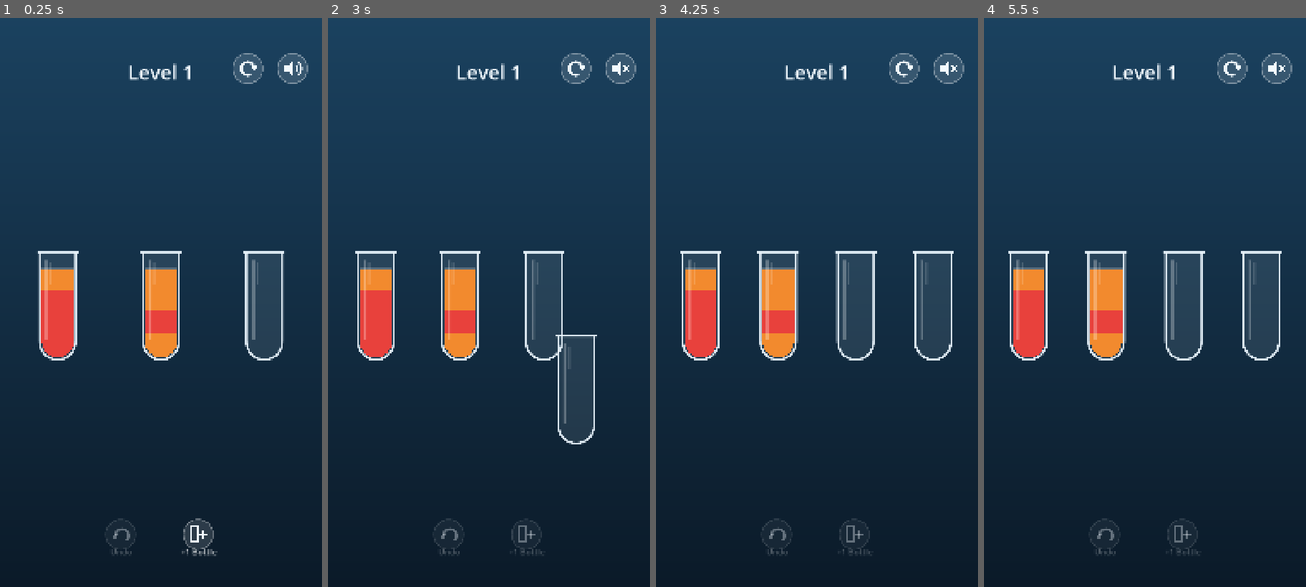
Above: before the commit, frames 1-4 (left to right).
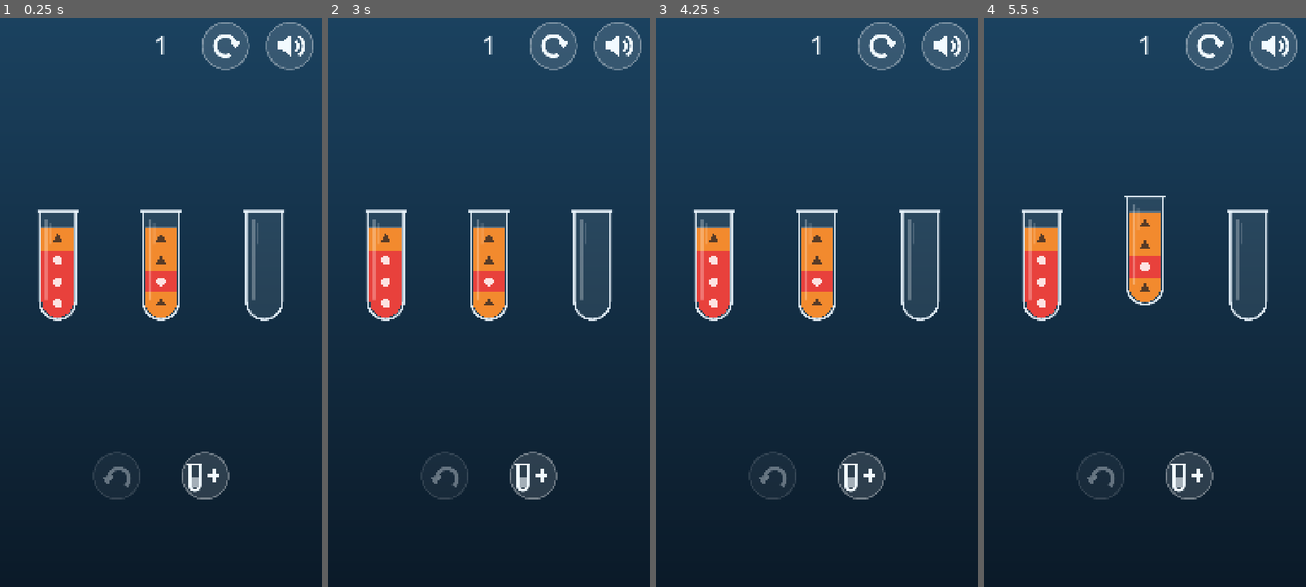
Above: after the commit, the same moments.

Repository: Matswm86/mwm-play
Game: Godot game, scene res://games/water-sort/scenes/Game.tscn
Two runs of this game, one before a commit and one after it. Both use one fixed random seed, a clock stepped at 60 frames per second and the inputs below. This scene is started directly instead of the project's main scene. Sound files missing from this copy of the repository are replaced by a short silence.
Inputs (mouse positions are in pixels of both pictures, inside the frame that each line leads up to):
- Up to frame 1 (0.25 s): no input
- Up to frame 2 (3 s): tap Enter at 0.5, 2 s; drag from (575, 69) to (521, 171) at 0.52 s; tap Space at 1.25, 2.75 s; drag from (621, 69) to (472, 416) at 1.27 s; move the mouse to (450, 535) at 2.02 s; tap X at 2.1 s; click (450, 535) at 2.17 s; drag from (527, 535) to (392, 217) at 2.77 s
- Up to frame 3 (4.25 s): tap Enter at 3.5 s; move the mouse to (913, 387) at 3.52 s; tap X at 3.6 s; click (913, 387) at 3.67 s
- Up to frame 4 (5.5 s): tap Space at 4.25 s; drag from (1048, 217) to (1096, 154) at 4.27 s; move the mouse to (1161, 302) at 5.02 s; tap X at 5.1 s; click (1161, 302) at 5.17 s

The runs differ from the first frame. In frame 1, 9.8% of the frame differs, in the area x 11-98%, y 0-95%; in frame 2, 12%; in frame 3, 13%, in the area x 7-98%, y 0-95%; in frame 4, 13%.

Commit message:
Water Sort for small children: wordless 12.7 mm buttons, colour symbols, shell sound
Synced water-sort 3ad6e68: Undo and extra bottle leave the bottom palm
strip, every button is a 216 px icon tap area that acts on release, bottle
tap areas are at least 216 px wide, each liquid colour has a symbol, and the
win screen is a star plus a green arrow.

The adapter sets Engine meta "mwm_play_shell" on enter and removes it on
exit, so the game hides its own sound button and the Musikk and Lydeffekter
toggles in the parent area decide what is heard. The capture runner taps
the new Next button.

The audio .import files stay as they were: water-sort ignores *.import, so
the sync would drop them.

Co-Authored-By: Claude Opus 5.5 <noreply@anthropic.com>

Diff:
--- a/app/games/water-sort/scripts/Bottle.gd
+++ b/app/games/water-sort/scripts/Bottle.gd
@@ -16,6 +16,8 @@
 ## Visual runs, bottom first: [color_id, amount_in_units]. Animations edit these.
 var segs: Array = []
 var home := Vector2.ZERO
+## Width of the tap area in screen px (the layout column), at least 12.7 mm.
+var hit_w := 0.0
 var busy := false
 var corked := false
 var cork_t := 1.0
@@ -60,7 +62,8 @@
 
 func hit_rect() -> Rect2:
 	var s := scale.x
-	return Rect2(home + Vector2(-W * 0.5 - 22, -40) * s, Vector2(W + 44, HB + 70) * s)
+	var w := maxf(hit_w, (W + 44) * s)
+	return Rect2(home + Vector2(-w * 0.5, -40 * s), Vector2(w, (HB + 70) * s))
 
 
 func set_corked(on: bool, animate: bool) -> void:
@@ -86,14 +89,15 @@
 		var amount: float = s[1]
 		if amount <= 0.001:
 			continue
-		total += amount
-		var t := _level_for(g, total)
+		var t := _level_for(g, total + amount)
 		var poly := _clip(_inner, g, t)
 		if upper != INF:
 			poly = _clip(poly, -g, -upper)
 		if poly.size() >= 3:
 			var col: Color = palette[s[0]]
 			draw_colored_polygon(poly, col)
+			_draw_marks(s[0], col, poly, g, total, amount)
+		total += amount
 		upper = t
 	# Thin bright line on the liquid surface.
 	if total > 0.01:
@@ -112,6 +116,69 @@
 		_draw_cork(r)
 
 
+## Colour is never the only cue: one symbol per whole unit of liquid, its shape
+## fixed per colour (red is a dot, orange a triangle, and so on).
+func _draw_marks(
+	id: int, col: Color, poly: PackedVector2Array, g: Vector2, below: float, amount: float
+) -> void:
+	var ink := Color(1, 1, 1, 0.85) if col.get_luminance() < 0.6 else Color(0.08, 0.1, 0.14, 0.7)
+	var units := floori(amount + 0.25)
+	for k in range(units):
+		var lvl := _level_for(g, below + k + 0.5)
+		if absf(g.y) < 0.2:
+			continue
+		var p := Vector2(0.0, lvl / g.y)
+		if Geometry2D.is_point_in_polygon(p, poly):
+			_mark(id, p, ink)
+
+
+func _mark(id: int, p: Vector2, ink: Color) -> void:
+	var r := 13.0
+	match id % 12:
+		0:  # red: dot
+			draw_circle(p, r, ink)
+		1:  # orange: triangle
+			_poly(p, r * 1.3, 3, -PI * 0.5, ink)
+		2:  # yellow: square
+			draw_rect(Rect2(p - Vector2(r, r) * 0.85, Vector2(r, r) * 1.7), ink)
+		3:  # lime: diamond
+			_poly(p, r * 1.25, 4, 0.0, ink)
+		4:  # green: plus
+			draw_line(p - Vector2(r, 0), p + Vector2(r, 0), ink, 7.0)
+			draw_line(p - Vector2(0, r), p + Vector2(0, r), ink, 7.0)
+		5:  # teal: ring
+			draw_arc(p, r * 0.85, 0, TAU, 20, ink, 5.0, true)
+		6:  # sky: cross
+			var d := r * 0.75
+			draw_line(p + Vector2(-d, -d), p + Vector2(d, d), ink, 6.0)
+			draw_line(p + Vector2(d, -d), p + Vector2(-d, d), ink, 6.0)
+		7:  # blue: two dots
+			draw_circle(p - Vector2(r * 0.8, 0), r * 0.5, ink)
+			draw_circle(p + Vector2(r * 0.8, 0), r * 0.5, ink)
+		8:  # pink: hollow square
+			draw_rect(Rect2(p - Vector2(r, r) * 0.8, Vector2(r, r) * 1.6), ink, false, 5.0)
+		9:  # brown: star
+			var pts := PackedVector2Array()
+			for i in range(10):
+				var a := -PI * 0.5 + PI * i / 5.0
+				pts.append(p + Vector2(cos(a), sin(a)) * (r * 1.3 if i % 2 == 0 else r * 0.55))
+			draw_colored_polygon(pts, ink)
+		10:  # purple: two bars
+			draw_line(p + Vector2(-r, -5), p + Vector2(r, -5), ink, 5.0)
+			draw_line(p + Vector2(-r, 6), p + Vector2(r, 6), ink, 5.0)
+		11:  # cream: three dots
+			for dx in [-r, 0.0, r]:
+				draw_circle(p + Vector2(dx, 0), r * 0.35, ink)
+
+
+func _poly(p: Vector2, r: float, sides: int, a0: float, ink: Color) -> void:
+	var pts := PackedVector2Array()
+	for i in range(sides):
+		var a := a0 + TAU * i / sides
+		pts.append(p + Vector2(cos(a), sin(a)) * r)
+	draw_colored_polygon(pts, ink)
+
+
 func _draw_cork(r: float) -> void:
 	var drop := (1.0 - cork_t) * -70.0
 	var body := Rect2(-r + 8, -22 + drop, W - 16, 40)
--- a/app/games/water-sort/scripts/Game.gd
+++ b/app/games/water-sort/scripts/Game.gd
@@ -20,6 +20,17 @@
 ]
 const SAVE_PATH := "user://water-sort_save.cfg"
 const LIFT := 42.0
+## Set by a host app (MWM Play) before this scene loads:
+## Engine.set_meta(&"mwm_play_shell", true). Inside the host the game hides its
+## own sound button and always plays, so the host's Music and Sfx buses decide
+## what is heard. Standalone the meta is absent and the game keeps its button.
+const SHELL_META := &"mwm_play_shell"
+## Touch layout at 1080 px wide: hit areas >= 12.7 mm at 430 dpi (216 px).
+const HIT := 216.0
+## Nothing tappable in the bottom wrist strip (16 mm = 256 px).
+const WRIST := 256.0
+const MAX_PER_ROW := 5
+const BOTTLES_TOP := 300.0
 
 var level := 1
 var tubes: Array = []
@@ -29,6 +40,7 @@
 var extra_used := false
 var won := false
 var sound_on := true
+var in_shell := false
 ## Active pour streams keyed by source bottle index.
 var streams := {}
 
@@ -41,12 +53,13 @@
 var btn_restart: WsIconButton
 var btn_sound: WsIconButton
 var win_panel: ColorRect
-var win_title: Label
+var btn_next: WsIconButton
 var music: AudioStreamPlayer
 var sfx := {}
 
 
 func _ready() -> void:
+	in_shell = Engine.has_meta(SHELL_META) and bool(Engine.get_meta(SHELL_META))
 	_load()
 	bottle_layer = Node2D.new()
 	add_child(bottle_layer)
@@ -102,12 +115,16 @@
 	if n == 0:
 		return
 	var vs := get_viewport_rect().size
-	var rows := 1 if n <= 5 else 2
+	# Each bottle owns a full-width column at least HIT px wide as its hit area.
+	var max_per := clampi(floori(vs.x / HIT), 1, MAX_PER_ROW)
+	var rows := ceili(float(n) / max_per)
 	var per := ceili(float(n) / rows)
-	var top := 330.0
-	var bottom := vs.y - 280.0
+	var top := BOTTLES_TOP
+	var bottom := _action_row_y() - 40.0
 	var bottle_h := WsBottle.HB + 16.0
 	var cell_w := minf(vs.x - 40.0, 1060.0) / per
+	if cell_w < HIT:
+		cell_w = vs.x / per
 	var gap := 120.0
 	var sc := minf(1.2, cell_w / (WsBottle.W + 46.0))
 	sc = minf(sc, (bottom - top) / (rows * bottle_h + (rows - 1) * gap))
@@ -121,6 +138,7 @@
 			var x := vs.x * 0.5 + (k - (count - 1) * 0.5) * cell_w
 			b.home = Vector2(x, y0 + r * (bottle_h + gap) * sc)
 			b.scale = Vector2(sc, sc)
+			b.hit_w = cell_w
 			var dest := b.home - Vector2(0, LIFT * sc) if idx == selected else b.home
 			if animate and not b.busy:
 				create_tween().tween_property(b, "position", dest, 0.25).set_trans(Tween.TRANS_SINE)
@@ -373,7 +391,6 @@
 	_play("win")
 	_confetti()
 	await get_tree().create_timer(0.9).timeout
-	win_title.text = "Level %d\ncomplete!" % level
 	win_panel.visible = true
 	win_panel.modulate.a = 0.0
 	create_tween().tween_property(win_panel, "modulate:a", 1.0, 0.3)
@@ -446,17 +463,16 @@
 	add_child(ui)
 	level_label = Label.new()
 	level_label.horizontal_alignment = HORIZONTAL_ALIGNMENT_CENTER
-	level_label.add_theme_font_size_override("font_size", 66)
+	level_label.add_theme_font_size_override("font_size", 84)
 	level_label.add_theme_color_override("font_color", Color(0.95, 0.98, 1.0))
 	level_label.mouse_filter = Control.MOUSE_FILTER_IGNORE
 	ui.add_child(level_label)
 
-	btn_restart = _make_button("restart", "", restart)
-	btn_sound = _make_button("sound_on", "", _toggle_sound)
-	btn_undo = _make_button("undo", "Undo", undo)
-	btn_add = _make_button("add", "+1 Bottle", add_bottle)
-	btn_add.custom_minimum_size = Vector2(170, 130)
-	btn_add.size = btn_add.custom_minimum_size
+	btn_restart = _make_button("restart", restart)
+	btn_sound = _make_button("sound_on", _toggle_sound)
+	btn_sound.visible = not in_shell
+	btn_undo = _make_button("undo", undo)
+	btn_add = _make_button("add", add_bottle)
 
 	win_panel = ColorRect.new()
 	win_panel.color = Color(0.02, 0.06, 0.1, 0.72)
@@ -467,32 +483,27 @@
 	box.add_theme_constant_override("separation", 70)
 	box.set_anchors_preset(Control.PRESET_FULL_RECT)
 	win_panel.add_child(box)
-	win_title = Label.new()
-	win_title.horizontal_alignment = HORIZONTAL_ALIGNMENT_CENTER
-	win_title.add_theme_font_size_override("font_size", 92)
-	win_title.add_theme_color_override("font_color", Color(1, 0.97, 0.88))
-	box.add_child(win_title)
-	var next := Button.new()
-	next.text = "Next"
-	next.custom_minimum_size = Vector2(440, 150)
-	next.size_flags_horizontal = Control.SIZE_SHRINK_CENTER
-	next.add_theme_font_size_override("font_size", 64)
-	for state in ["normal", "hover", "pressed", "focus"]:
-		var sb := StyleBoxFlat.new()
-		sb.bg_color = Color("2fa36b") if state != "pressed" else Color("258555")
-		sb.set_corner_radius_all(75)
-		next.add_theme_stylebox_override(state, sb)
-	next.add_theme_color_override("font_color", Color.WHITE)
-	next.pressed.connect(next_level)
-	box.add_child(next)
+	# Win screen without words: a star, then one big green arrow.
+	var star := WsIconButton.new()
+	star.kind = "star"
+	star.custom_minimum_size = Vector2(300, 300)
+	star.mouse_filter = Control.MOUSE_FILTER_IGNORE
+	star.size_flags_horizontal = Control.SIZE_SHRINK_CENTER
+	box.add_child(star)
+	btn_next = WsIconButton.new()
+	btn_next.kind = "next"
+	btn_next.accent = Color(0.184, 0.639, 0.42)
+	btn_next.custom_minimum_size = Vector2(340, 340)
+	btn_next.size_flags_horizontal = Control.SIZE_SHRINK_CENTER
+	btn_next.pressed.connect(next_level)
+	box.add_child(btn_next)
 	win_panel.visible = false
 	_layout_ui()
 
 
-func _make_button(kind: String, caption: String, cb: Callable) -> WsIconButton:
+func _make_button(kind: String, cb: Callable) -> WsIconButton:
 	var b := WsIconButton.new()
 	b.kind = kind
-	b.caption = caption
 	b.pressed.connect(cb)
 	ui.add_child(b)
 	return b
@@ -500,20 +511,26 @@
 
 func _layout_ui() -> void:
 	var vs := get_viewport_rect().size
-	level_label.position = Vector2(0, 150)
-	level_label.size = Vector2(vs.x, 90)
-	# Right half, beside the sound button: the top-left 232 px square stays free
-	# for the MWM Play home button.
-	btn_restart.position = Vector2(vs.x - 314, 130)
-	btn_sound.position = Vector2(vs.x - 164, 130)
-	btn_undo.position = Vector2(vs.x * 0.5 - 200, vs.y - 230)
-	btn_add.position = Vector2(vs.x * 0.5 + 40, vs.y - 230)
+	level_label.position = Vector2(0, (HIT - 120.0) * 0.5)
+	level_label.size = Vector2(vs.x, 120)
+	# Top-right corner, hit areas running to the screen edge (the top-left
+	# 232 px square stays free for the MWM Play home button).
+	btn_sound.position = Vector2(vs.x - HIT, 0)
+	btn_restart.position = Vector2(vs.x - HIT * (1.0 if in_shell else 2.0), 0)
+	# Undo and extra bottle sit just above the wrist strip.
+	var row_y := _action_row_y()
+	btn_undo.position = Vector2(vs.x * 0.5 - HIT - 40.0, row_y)
+	btn_add.position = Vector2(vs.x * 0.5 + 40.0, row_y)
 	win_panel.position = Vector2.ZERO
 	win_panel.size = vs
 
 
+func _action_row_y() -> float:
+	return get_viewport_rect().size.y - WRIST - HIT - 8.0
+
+
 func _refresh_ui() -> void:
-	level_label.text = "Level %d" % level
+	level_label.text = str(level)
 	btn_undo.disabled = history.is_empty()
 	btn_add.disabled = extra_used
 	btn_sound.kind = "sound_on" if sound_on else "sound_off"
@@ -549,19 +566,24 @@
 	music.volume_db = -12.0
 	music.finished.connect(_on_music_finished)
 	add_child(music)
-	if sound_on and music.stream:
+	if _sound_allowed() and music.stream:
 		music.play()
 
 
 func _on_music_finished() -> void:
-	if sound_on:
+	if _sound_allowed():
 		music.play()
 
 
 func _play(key: String, pitch: float = 1.0) -> void:
-	if sound_on and sfx.has(key):
+	if _sound_allowed() and sfx.has(key):
 		sfx[key].pitch_scale = pitch
 		sfx[key].play()
+
+
+## Inside the host the host's buses rule; the saved own switch is ignored.
+func _sound_allowed() -> bool:
+	return in_shell or sound_on
 
 
 func _load() -> void:
--- a/app/games/water-sort/scripts/IconButton.gd
+++ b/app/games/water-sort/scripts/IconButton.gd
@@ -1,98 +1,139 @@
 class_name WsIconButton
 extends Control
 
-## Round button with a vector icon and an optional caption below it.
+## Round button with a vector icon and no text, so a child who cannot read can
+## use it. The whole control rect is the hit area; the disc is drawn smaller
+## inside it. Touch-down only shows feedback; the action fires on release
+## inside the rect, so a resting palm or a finger sliding off does nothing.
 
 signal pressed
 
+## Hit area side in px: 12.7 mm at 430 dpi (216 / 16.93 px per mm).
+const HIT := 216.0
+
 @export var kind := "undo"
-var caption := ""
+## Filled disc colour; transparent keeps the default glass disc.
+var accent := Color(0, 0, 0, 0)
 var disabled := false
+var _held := false
 var _press := 0.0
 
 
 func _init() -> void:
-	custom_minimum_size = Vector2(130, 130)
+	custom_minimum_size = Vector2(HIT, HIT)
 	size = custom_minimum_size
 	mouse_filter = Control.MOUSE_FILTER_STOP
 
 
 func _gui_input(event: InputEvent) -> void:
 	if event is InputEventMouseButton and event.button_index == MOUSE_BUTTON_LEFT:
-		if event.pressed and not disabled:
-			_press = 1.0
-			queue_redraw()
-			pressed.emit()
-			var tw := create_tween()
-			tw.tween_property(self, "_press", 0.0, 0.18)
-			tw.tween_callback(queue_redraw)
+		if event.pressed:
+			_held = not disabled
+		elif _held:
+			_held = false
+			if not disabled and Rect2(Vector2.ZERO, size).has_point(event.position):
+				pressed.emit()
+		_set_press(1.0 if _held else 0.0)
 		accept_event()
+	elif event is InputEventMouseMotion and _held:
+		var inside := Rect2(Vector2.ZERO, size).has_point(event.position)
+		_set_press(1.0 if inside else 0.0)
 
 
-func _process(_delta: float) -> void:
-	if _press > 0.0:
+func _notification(what: int) -> void:
+	if what == NOTIFICATION_MOUSE_EXIT and not _held:
+		_set_press(0.0)
+
+
+func _set_press(v: float) -> void:
+	if _press != v:
+		_press = v
 		queue_redraw()
 
 
 func _draw() -> void:
-	var c := Vector2(size.x * 0.5, 54)
-	var rad := 50.0 * (1.0 - 0.08 * _press)
+	var c := size * 0.5
+	var rad := minf(size.x, size.y) * 0.36 * (1.0 - 0.1 * _press)
 	var alpha := 0.35 if disabled else 1.0
-	draw_circle(c, rad, Color(1, 1, 1, 0.13 * alpha))
-	draw_arc(c, rad, 0, TAU, 48, Color(1, 1, 1, 0.35 * alpha), 3.0, true)
+	if accent.a > 0.0:
+		var fill := accent.darkened(0.2) if _press > 0.0 else accent
+		draw_circle(c, rad, Color(fill, fill.a * alpha))
+	else:
+		draw_circle(c, rad, Color(1, 1, 1, (0.13 + 0.22 * _press) * alpha))
+	draw_arc(c, rad, 0, TAU, 48, Color(1, 1, 1, (0.35 + 0.5 * _press) * alpha), 4.0, true)
+	# Icons are drawn in a 100 px design box around the centre, then scaled.
+	var k := rad / 50.0
+	draw_set_transform(c, 0.0, Vector2(k, k))
 	var ink := Color(0.95, 0.98, 1.0, alpha)
 	match kind:
 		"undo":
-			draw_arc(c + Vector2(4, 4), 22, PI * 1.05, PI * 2.25, 24, ink, 7.0, true)
-			var tip := c + Vector2(-18, 0)
-			draw_colored_polygon(
-				PackedVector2Array(
-					[tip + Vector2(-12, 2), tip + Vector2(12, -2), tip + Vector2(-2, 18)]
-				),
-				ink
-			)
+			_draw_undo(ink)
 		"restart":
-			draw_arc(c, 22, PI * 0.35, PI * 1.95, 28, ink, 7.0, true)
-			var tip2 := c + Vector2(22, -4)
-			draw_colored_polygon(
-				PackedVector2Array(
-					[tip2 + Vector2(-12, -6), tip2 + Vector2(12, -6), tip2 + Vector2(0, 10)]
-				),
-				ink
-			)
+			draw_arc(Vector2.ZERO, 22, PI * 0.35, PI * 1.95, 28, ink, 7.0, true)
+			var tip2 := Vector2(22, -4)
+			_tri(tip2 + Vector2(-12, -6), tip2 + Vector2(12, -6), tip2 + Vector2(0, 10), ink)
 		"add":
-			var b := Rect2(c + Vector2(-26, -26), Vector2(26, 52))
-			draw_rect(b, ink, false, 5.0)
-			draw_line(c + Vector2(18, -14), c + Vector2(18, 14), ink, 7.0)
-			draw_line(c + Vector2(4, 0), c + Vector2(32, 0), ink, 7.0)
+			_draw_add(ink)
+		"next":
+			draw_line(Vector2(-24, 0), Vector2(8, 0), ink, 14.0)
+			_tri(Vector2(2, -26), Vector2(30, 0), Vector2(2, 26), ink)
+		"star":
+			_draw_star(ink)
 		"sound_on", "sound_off":
-			var sp := PackedVector2Array(
-				[
-					c + Vector2(-26, -10),
-					c + Vector2(-14, -10),
-					c + Vector2(2, -24),
-					c + Vector2(2, 24),
-					c + Vector2(-14, 10),
-					c + Vector2(-26, 10)
-				]
-			)
-			draw_colored_polygon(sp, ink)
-			if kind == "sound_on":
-				draw_arc(c + Vector2(4, 0), 14, -0.9, 0.9, 12, ink, 5.0, true)
-				draw_arc(c + Vector2(4, 0), 26, -0.9, 0.9, 16, ink, 5.0, true)
-			else:
-				draw_line(c + Vector2(10, -12), c + Vector2(30, 12), ink, 6.0)
-				draw_line(c + Vector2(30, -12), c + Vector2(10, 12), ink, 6.0)
-	if caption != "":
-		var font := get_theme_default_font()
-		var fs := 28
-		var w := font.get_string_size(caption, HORIZONTAL_ALIGNMENT_LEFT, -1, fs).x
-		draw_string(
-			font,
-			Vector2(size.x * 0.5 - w * 0.5, 112 + fs * 0.4),
-			caption,
-			HORIZONTAL_ALIGNMENT_LEFT,
-			-1,
-			fs,
-			Color(1, 1, 1, 0.8 * alpha)
-		)
+			_draw_sound(ink)
+	draw_set_transform(Vector2.ZERO)
+
+
+## Curved arrow bending back to the left.
+func _draw_undo(ink: Color) -> void:
+	draw_arc(Vector2(4, 6), 22, PI * 1.05, PI * 2.25, 24, ink, 7.0, true)
+	var tip := Vector2(-18, 2)
+	_tri(tip + Vector2(-12, 2), tip + Vector2(12, -2), tip + Vector2(-2, 18), ink)
+
+
+## A small bottle with a plus beside it.
+func _draw_add(ink: Color) -> void:
+	var r := 11.0
+	var pts := PackedVector2Array([Vector2(-22 - r, -26)])
+	for i in range(0, 19):
+		var a := PI - PI * i / 18.0
+		pts.append(Vector2(-22 + r * cos(a), 20 + r * sin(a)))
+	pts.append(Vector2(-22 + r, -26))
+	draw_polyline(pts, ink, 5.0, true)
+	draw_line(Vector2(-22 - r - 5, -26), Vector2(-22 + r + 5, -26), ink, 5.0)
+	draw_rect(Rect2(-22 - r + 4, 4, 2 * r - 8, 20), Color(ink, 0.6 * ink.a))
+	draw_line(Vector2(18, -14), Vector2(18, 14), ink, 7.0)
+	draw_line(Vector2(4, 0), Vector2(32, 0), ink, 7.0)
+
+
+func _draw_star(ink: Color) -> void:
+	var pts := PackedVector2Array()
+	for i in range(10):
+		var a := -PI * 0.5 + PI * i / 5.0
+		var rr := 34.0 if i % 2 == 0 else 14.0
+		pts.append(Vector2(cos(a), sin(a)) * rr)
+	draw_colored_polygon(pts, Color(1.0, 0.85, 0.3, ink.a))
+
+
+func _draw_sound(ink: Color) -> void:
+	var sp := PackedVector2Array(
+		[
+			Vector2(-26, -10),
+			Vector2(-14, -10),
+			Vector2(2, -24),
+			Vector2(2, 24),
+			Vector2(-14, 10),
+			Vector2(-26, 10)
+		]
+	)
+	draw_colored_polygon(sp, ink)
+	if kind == "sound_on":
+		draw_arc(Vector2(4, 0), 14, -0.9, 0.9, 12, ink, 5.0, true)
+		draw_arc(Vector2(4, 0), 26, -0.9, 0.9, 16, ink, 5.0, true)
+	else:
+		draw_line(Vector2(10, -12), Vector2(30, 12), ink, 6.0)
+		draw_line(Vector2(30, -12), Vector2(10, 12), ink, 6.0)
+
+
+func _tri(a: Vector2, b: Vector2, c: Vector2, ink: Color) -> void:
+	draw_colored_polygon(PackedVector2Array([a, b, c]), ink)
--- a/app/shell/adapters/water-sort.gd
+++ b/app/shell/adapters/water-sort.gd
@@ -1,7 +1,11 @@
 extends ShellAdapter
 
-## Water Sort: no autoloads; saves level and its own sound switch to
-## user://water-sort_save.cfg at every level start and level complete.
+## Water Sort: no autoloads; saves its level to user://water-sort_save.cfg at
+## every level complete. Its own sound switch is hidden in the shell: the
+## Engine meta below tells the game to always play and leave Music and Sfx to
+## the shell buses (documented in the water-sort README).
+
+const SHELL_META := &"mwm_play_shell"
 
 
 func _init() -> void:
@@ -14,5 +18,14 @@
 	tip = "Spør hvilken flaske som snart er full før dere heller, og la barnet forklare planen."
 
 
+func enter(_settings: Object) -> void:
+	Engine.set_meta(SHELL_META, true)
+
+
+func exit(game: Node) -> void:
+	super.exit(game)
+	Engine.remove_meta(SHELL_META)
+
+
 func is_at_stopping_point(game: Node) -> bool:
 	return game.get("won") == true
--- a/app/tests/capture_runner.gd
+++ b/app/tests/capture_runner.gd
@@ -63,7 +63,7 @@
 	await _solve_water_sort(ws)
 	await _wait(1.6)
 	await _shot("water_sort_won")
-	var next_btn: Control = ws.win_panel.find_children("*", "Button", true, false)[0]
+	var next_btn: Control = ws.btn_next
 	await _tap(_center(next_btn))
 	await _wait(0.6)
 	print("WATER SORT after Next: ", ws.level_label.text)
Not shown, changed: app/games/water-sort/SOURCE
